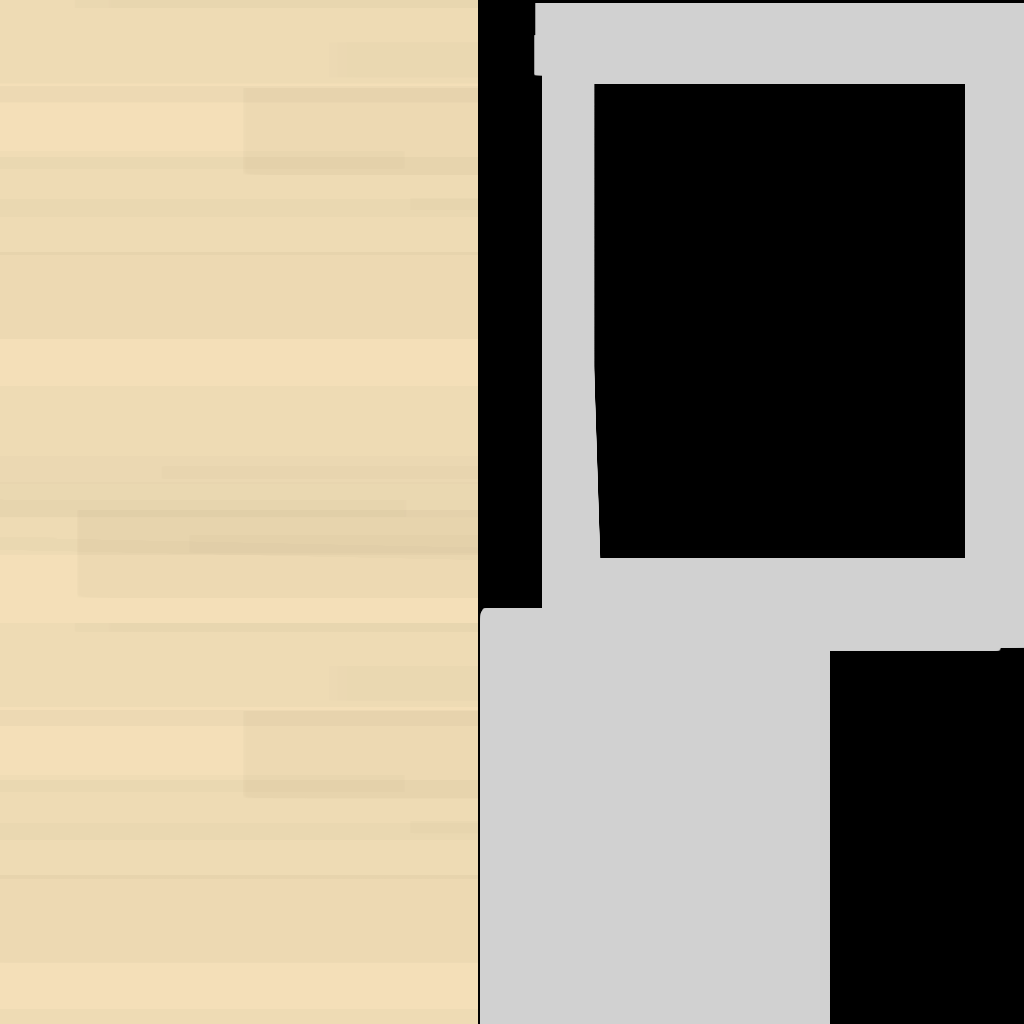
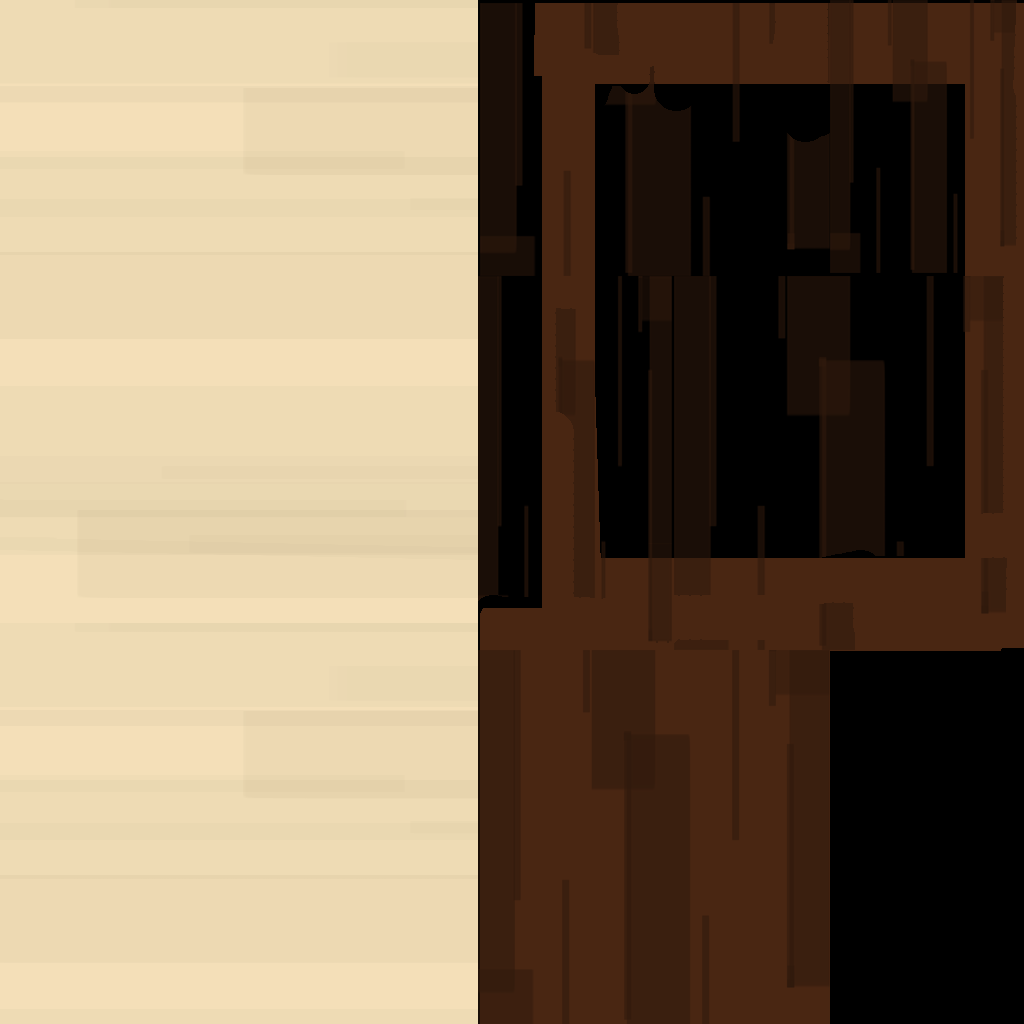
Revision of a layered 1024 x 1024 image; what changed, layer by layer:
added layer "Livello 1 copia 4" above "Livello 1 copia 3" over [478, 276, 672, 643]
added layer "Livello 1 copia 3" above "Livello 1 copia 2" over [830, 0, 1017, 273]
added layer "Livello 1 copia 2" above "Livello 1 copia" over [480, 3, 830, 276]
added layer "Livello 1 copia" above "Livello 1" over [674, 276, 1007, 650]
added layer "Livello 1" above "Layer 3" over [478, 650, 830, 1024]
painted on "Layer 3" over [480, 3, 1024, 1024]
